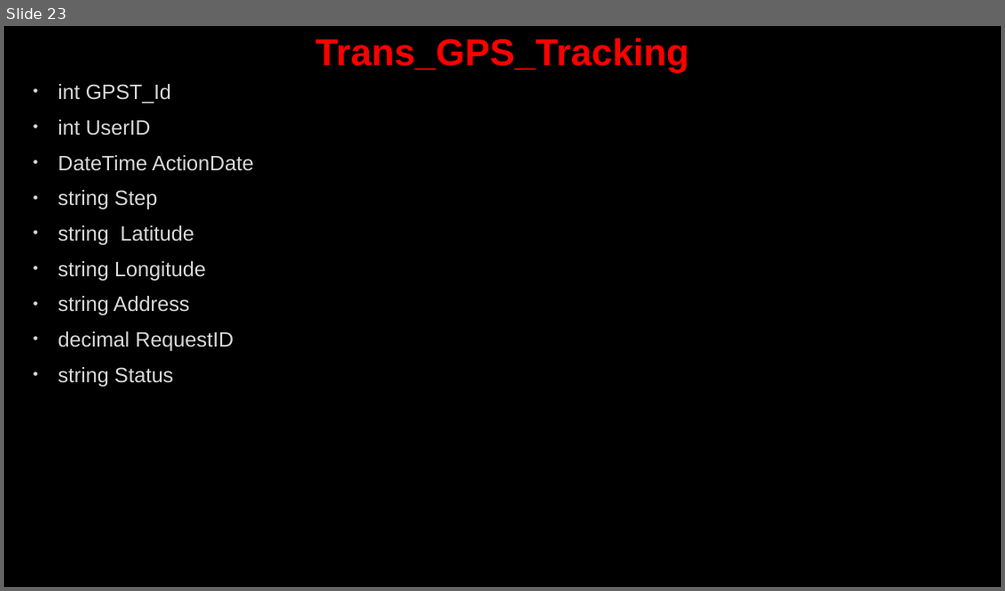
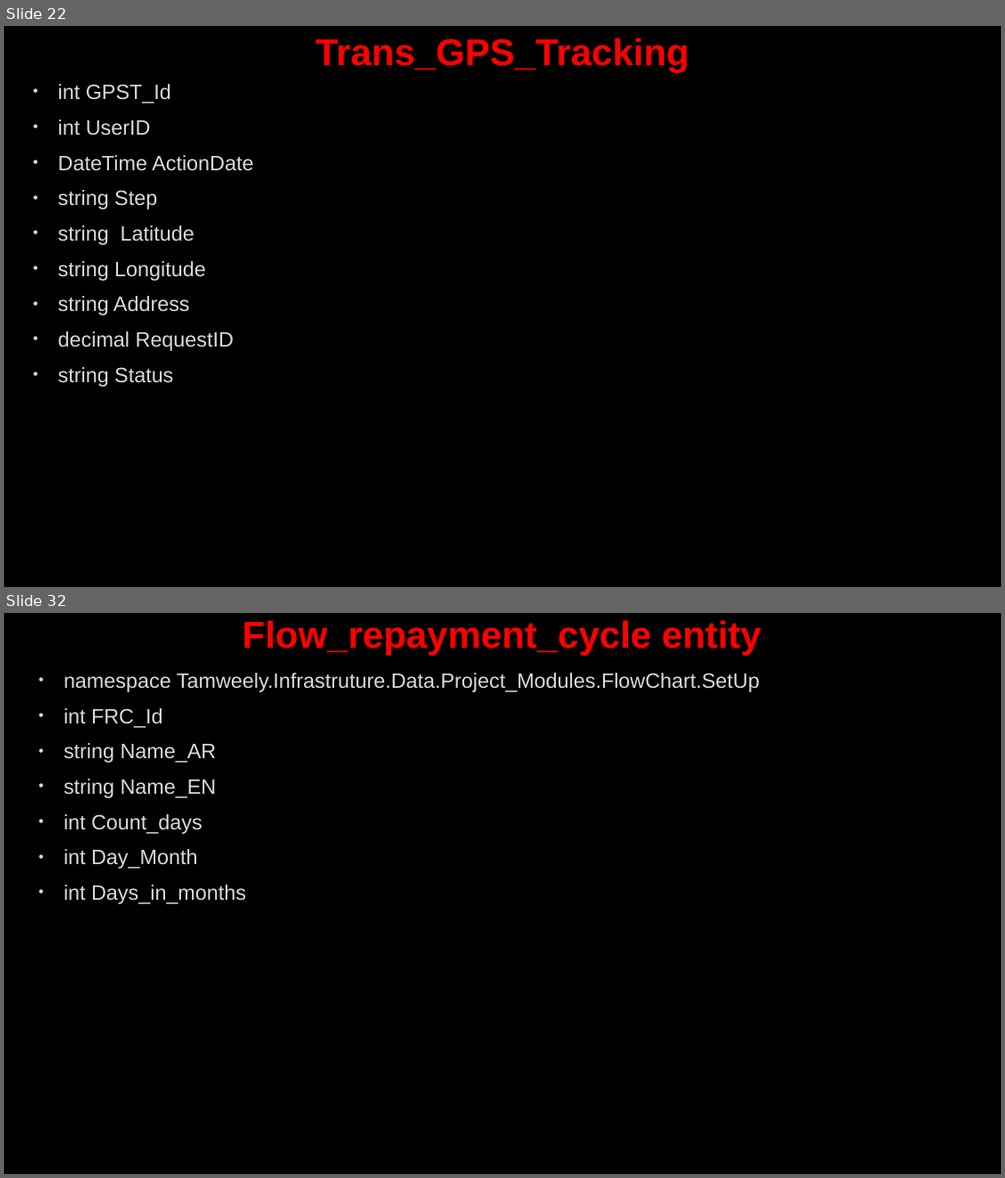
Before and after one commit to AhmedMohamedSamir1/Summary, a slide deck: Dot Net/Business.pptx. Shown one above the other, each under a label of ours: slide 23 before the commit, slides 22 and 32 after it; the slides between them are not shown. The pictures are 1005x591 and 1005x1178 pixels, drawn with LibreOffice and Linux fonts; fonts in the diff are those of the drawing; background and template pictures are left out. Boxes give left, top, right and bottom in pixels: in the first picture for what was removed or moved away, otherwise in the second. Text is boxed around its words. In the diff, an @@ line names an element or a change of style, - is before the commit and + after.

```diff
--- a/Dot Net/Business.pptx
+++ b/Dot Net/Business.pptx
@@ slide 32 added at (4, 613, 1001, 1174), background picture (left out) @@
@@ title added at (243, 620, 761, 656), 36 pt, text #FF0000, bold @@
+Flow_repayment_cycle entity
@@ text added at (64, 673, 760, 904), 20 pt, text #DADADA @@
+• namespace Tamweely.Infrastruture.Data.Project_Modules.FlowChart.SetUp
+• int FRC_Id
+• string Name_AR
+• string Name_EN
+• int Count_days
+• int Day_Month
+• int Days_in_months
@@ what was slide 23 is now slide 22 @@
```
Also in this commit, not shown: 3 slides changed, 9 other slides added, 3 other files.
